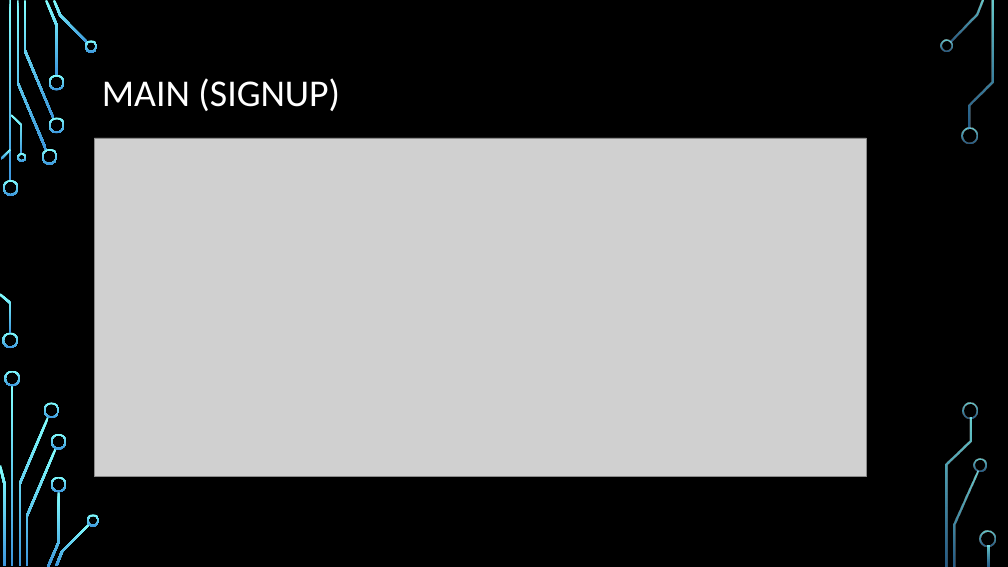
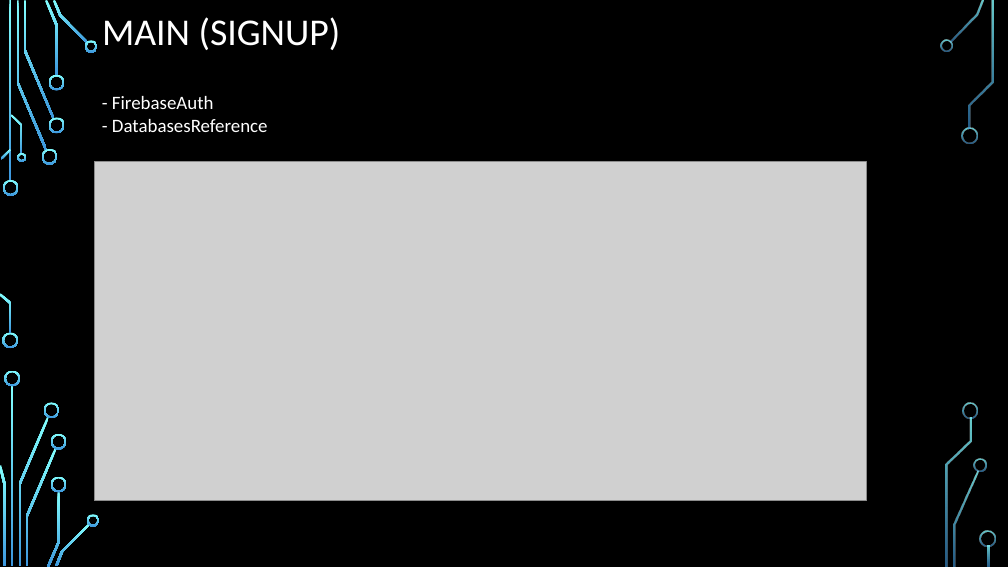
Before and after one commit to ultracake/KeaBank, a slide deck: slide 2 of Kea bank Android App.pptx. Drawn at 1008x567 pixels with LibreOffice and Linux fonts; fonts in the diff are those of the drawing; grey boxes stand for pictures; background and template pictures are left out. Boxes give left, top, right and bottom in pixels: in the first picture for what was removed or moved away, otherwise in the second. Text is boxed around its words. In the diff, an @@ line names an element or a change of style, - is before the commit and + after.

```diff
--- a/Kea bank Android App.pptx
+++ b/Kea bank Android App.pptx
@@ title "MAIN (SIGNUP)": place and size @@
-title "MAIN (SIGNUP)" at (102,78,340,111)
+title "MAIN (SIGNUP)" at (102,17,341,50)
@@ text added at (112,96,268,132), 18 pt, text #FFFFFF @@
+- FirebaseAuth
+- DatabasesReference
@@ picture: place and size @@
-picture at (95,138,867,477)
+picture at (95,162,867,501)
```
Also in this commit, not shown: 2 other slides changed, 2 slides added, 2 slides removed.
